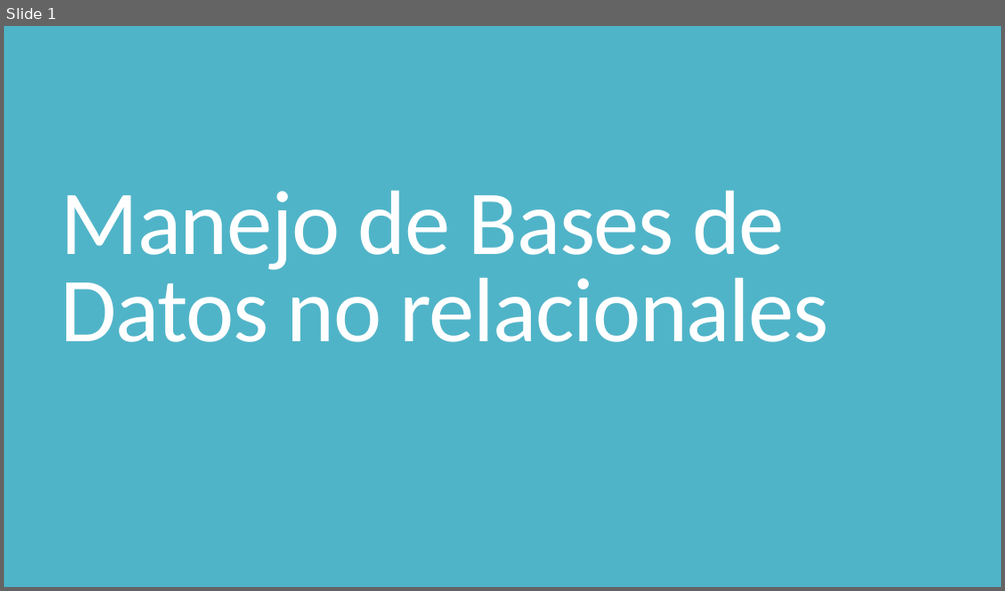
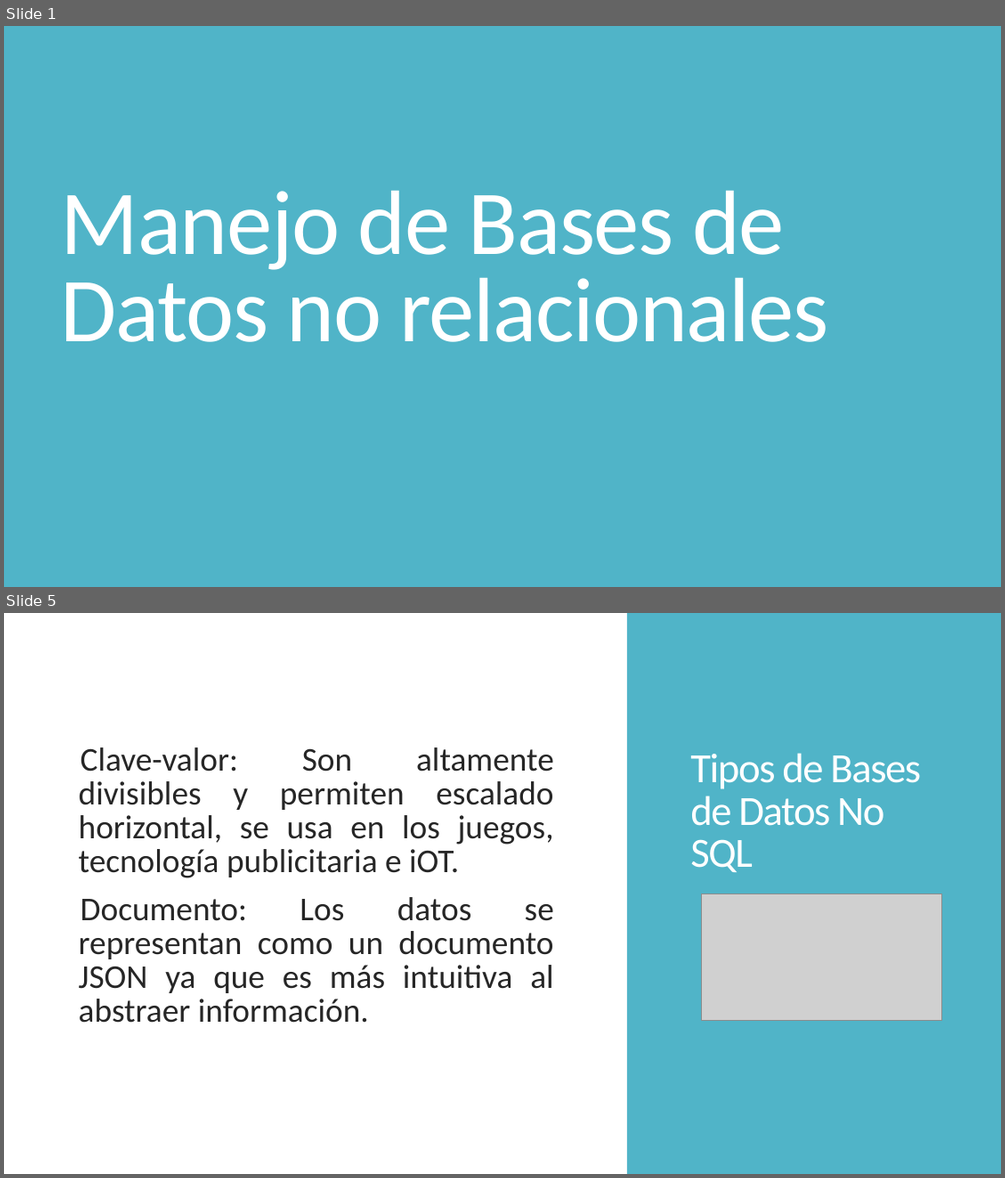
Before and after one commit to javiermelo1672/CursoIonic, a slide deck: Presentaciones/4. Manejo de bases de datos no relacionales.pptx. Shown one above the other, each under a label of ours: slide 1 before the commit, slides 1 and 5 after it; the slides between them are not shown. The pictures are 1005x591 and 1005x1178 pixels, drawn with LibreOffice and Linux fonts; fonts in the diff are those of the drawing; grey boxes stand for pictures. Boxes give left, top, right and bottom in pixels: in the first picture for what was removed or moved away, otherwise in the second. Text is boxed around its words. In the diff, an @@ line names an element or a change of style, - is before the commit and + after.

```diff
--- a/Presentaciones/4. Manejo de bases de datos no relacionales.pptx
+++ b/Presentaciones/4. Manejo de bases de datos no relacionales.pptx
@@ slide 5 added at (4,613,1001,1174), background #FFFFFF @@
@@ rectangle added at (627,613,1001,1174), fill #50B4C8 @@
@@ text added at (79,747,554,1022), 32 pt, text #262626 @@
+  Clave-valor: Son altamente divisibles y permiten escalado horizontal, se usa en los juegos, tecnología publicitaria e iOT.
+  Documento: Los datos se representan como un documento JSON ya que es más intuitiva al abstraer información.
@@ title added at (690,753,921,872), 40 pt, text #FFFFFF @@
+Tipos de Bases de Datos No SQL
@@ picture added at (702,893,942,1021) @@
```
Also in this commit, not shown: 28 other slides added, 17 slides removed, 5 other files.
